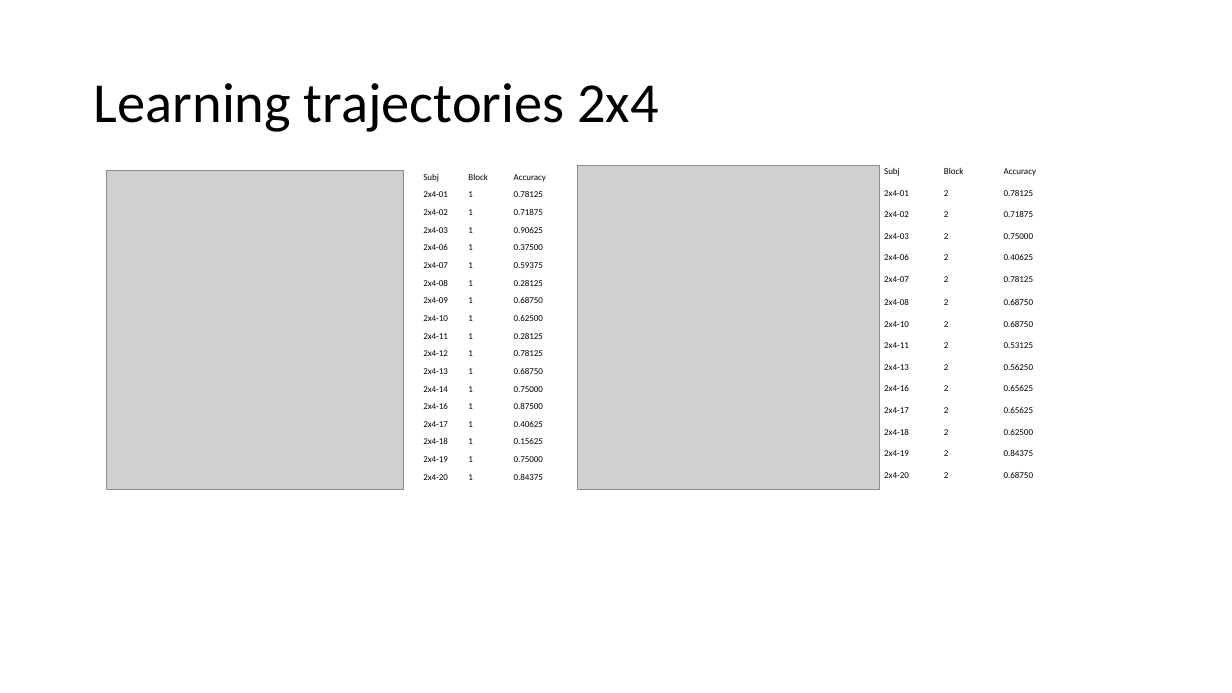
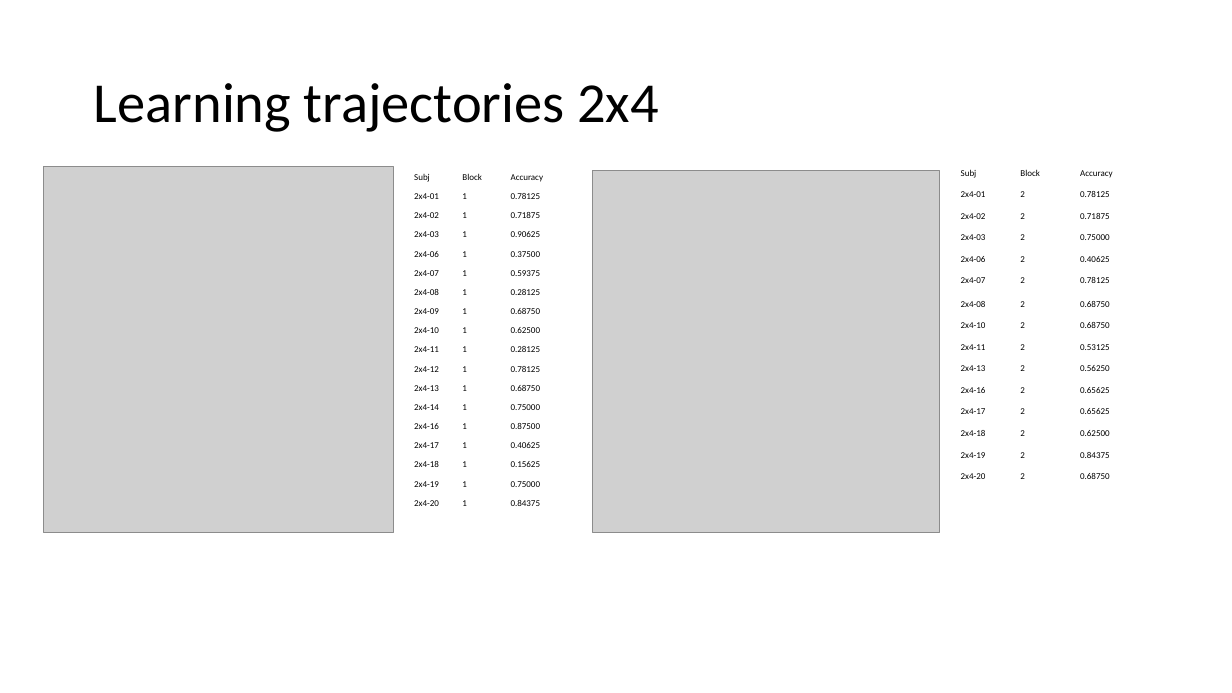
Before and after one commit to pathalle/mri_task_analysis, a slide deck: slide 5 of data/piloting/piloting_kloten/overview_kloten.pptx. Drawn at 1232x693 pixels with LibreOffice and Linux fonts; fonts in the diff are those of the drawing; grey boxes stand for pictures. Boxes give left, top, right and bottom in pixels: in the first picture for what was removed or moved away, otherwise in the second. Text is boxed around its words. In the diff, an @@ line names an element or a change of style, - is before the commit and + after.

```diff
--- a/data/piloting/piloting_kloten/overview_kloten.pptx
+++ b/data/piloting/piloting_kloten/overview_kloten.pptx
@@ picture: place and size @@
-picture at [106,171,404,489]
+picture at [43,167,394,533]
@@ table: place and size @@
-table at [418,171,554,489]
+table at [409,171,553,517]
@@ picture: place and size @@
-picture at [578,165,880,489]
+picture at [593,171,940,532]
@@ table: place and size @@
-table at [877,165,1057,491]
+table at [954,167,1134,493]
```
Also in this commit, not shown: 3 other slides changed, 14 other files.
